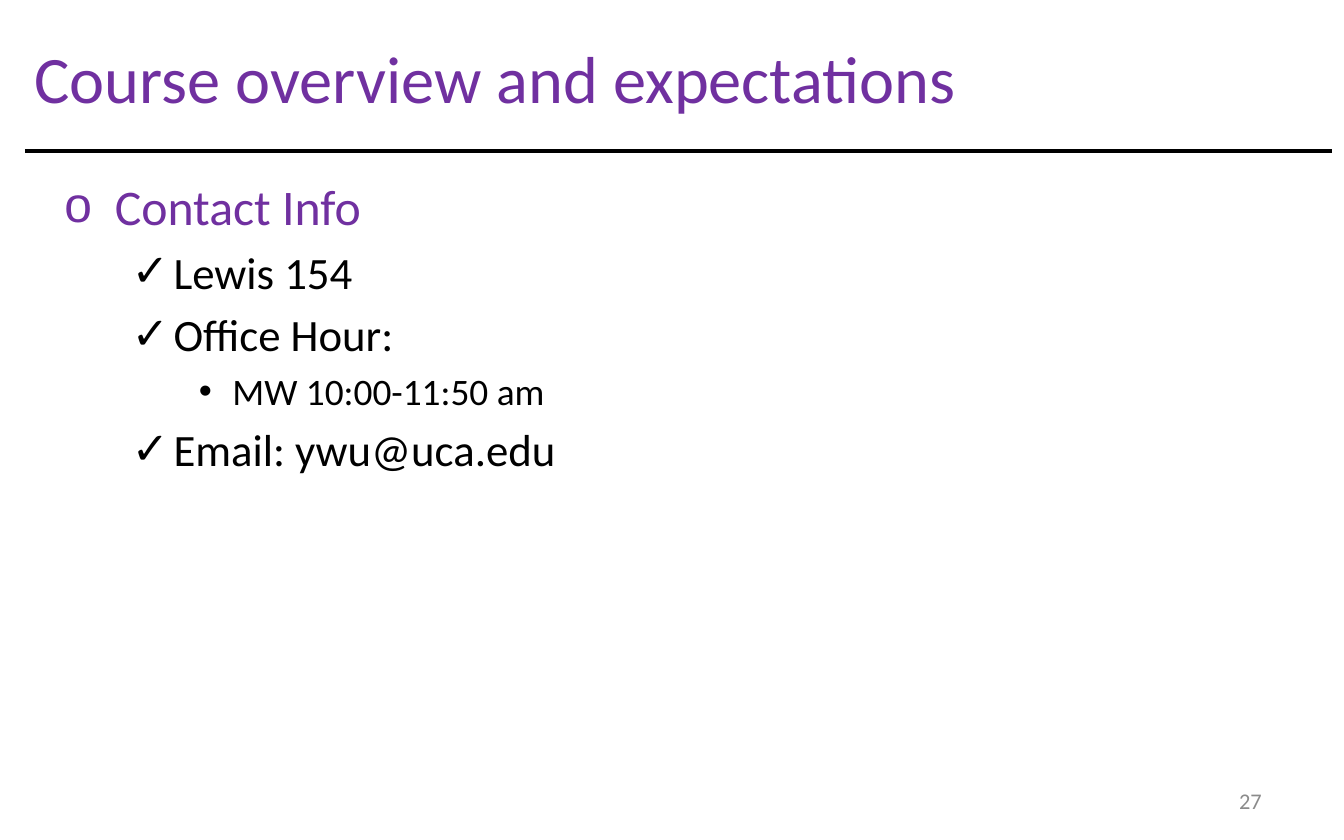
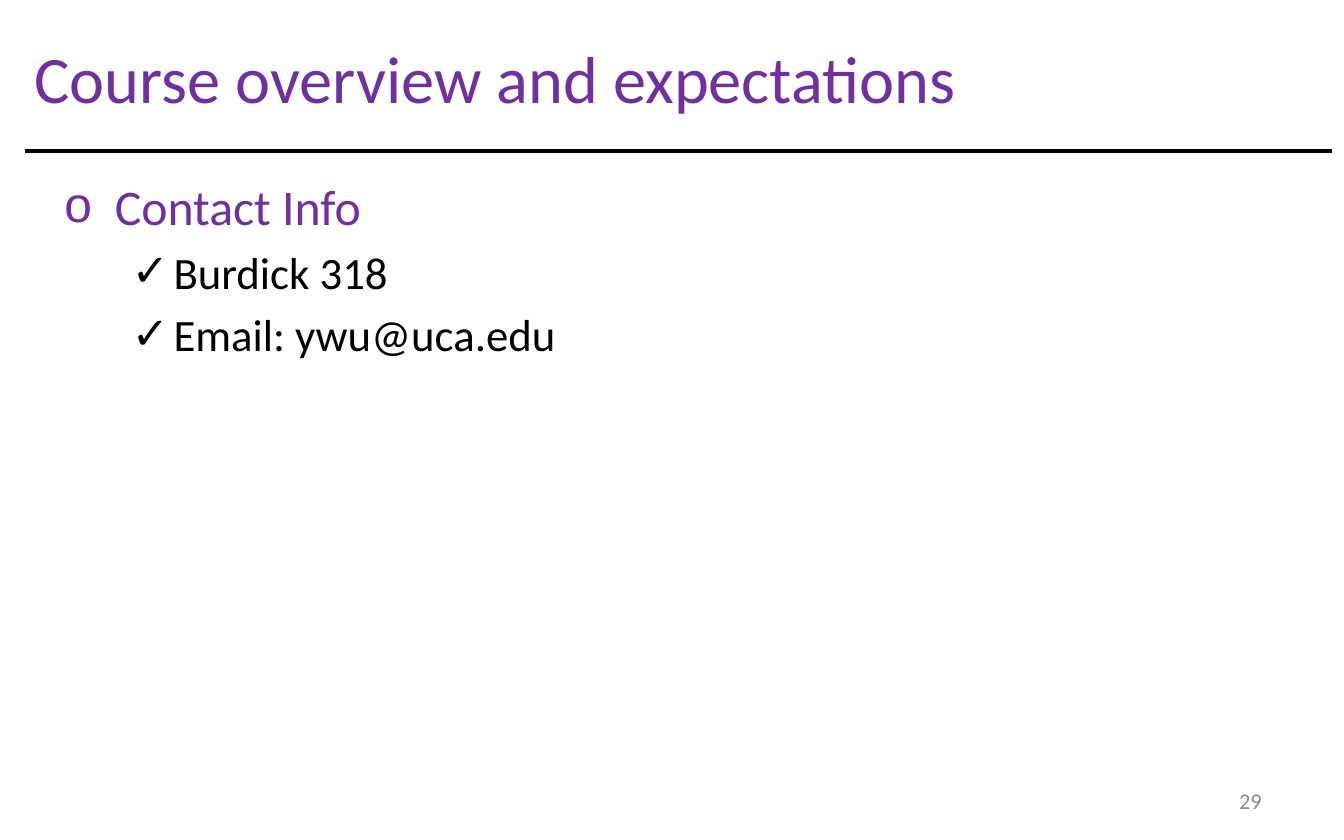
Before and after one commit to gisynw/Field_Techniques, a slide deck: slide 29 of docs/Lectures/week01/Lecture01_GEOG3319_Intro.pptx (slide 27 before the commit). Drawn at 1344x840 pixels with LibreOffice and Linux fonts; fonts in the diff are those of the drawing. Boxes give left, top, right and bottom in pixels: in the first picture for what was removed or moved away, otherwise in the second. Text is boxed around its words. In the diff, an @@ line names an element or a change of style, - is before the commit and + after.

```diff
--- a/docs/Lectures/week01/Lecture01_GEOG3319_Intro.pptx
+++ b/docs/Lectures/week01/Lecture01_GEOG3319_Intro.pptx
@@ text at <box>174,258,388,290</box>: text changed @@
-  ✓ Lewis 154
-  ✓ Office Hour:
-    • MW 10:00-11:50 am
+  ✓ Burdick 318
@@ page number at <box>1239,794,1262,809</box>: text changed @@
-27
+29
```
Also in this commit, not shown: 9 other slides changed, 5 slides added, 1 slide removed, 5 other files.
